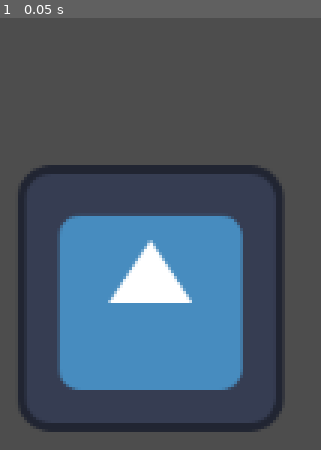
Above: before the commit, frame 1.
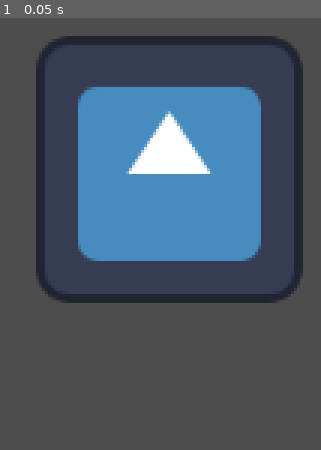
Above: after the commit, the same moment.

Repository: dededec/brackeysjam-2026-1
Game: Godot game, scene res://scenes/choose_medicine_view.tscn
The game is run twice, just before and just after one commit, with the same random seed, the same clock (stepped at 60 frames per second) and the same inputs. The engine's default icon, where the game draws it, is replaced by a stand-in: a white triangle on a blue panel in a dark square.
Inputs:
- Up to frame 1 (0.05 s): no input

The runs differ from the first frame. In frame 1, 46% of the frame differs, in the area x 5-95%, y 4-96%.

Commit message:
object returns to original position when dropped

Diff:
--- a/scenes/choose_medicine_view.tscn
+++ b/scenes/choose_medicine_view.tscn
@@ -5,4 +5,4 @@
 [node name="ChooseMedicineView" type="Node2D" unique_id=1201031482]
 
 [node name="Medicine" parent="." unique_id=1463226475 instance=ExtResource("1_d418r")]
-position = Vector2(192, 158)
+position = Vector2(201, 96)
--- a/scripts/medicine.gd
+++ b/scripts/medicine.gd
@@ -4,6 +4,11 @@
 var is_dragging = false #state management
 var mouse_offset #center mouse on click
 var delay = .2
+
+var original_position
+
+func _ready() -> void:
+	original_position = self.position
 
 func _physics_process(delta):
 	if is_dragging == true:
@@ -19,3 +24,4 @@
 				mouse_offset = get_global_mouse_position() - global_position
 		else:
 			is_dragging = false
+			self.position = original_position
